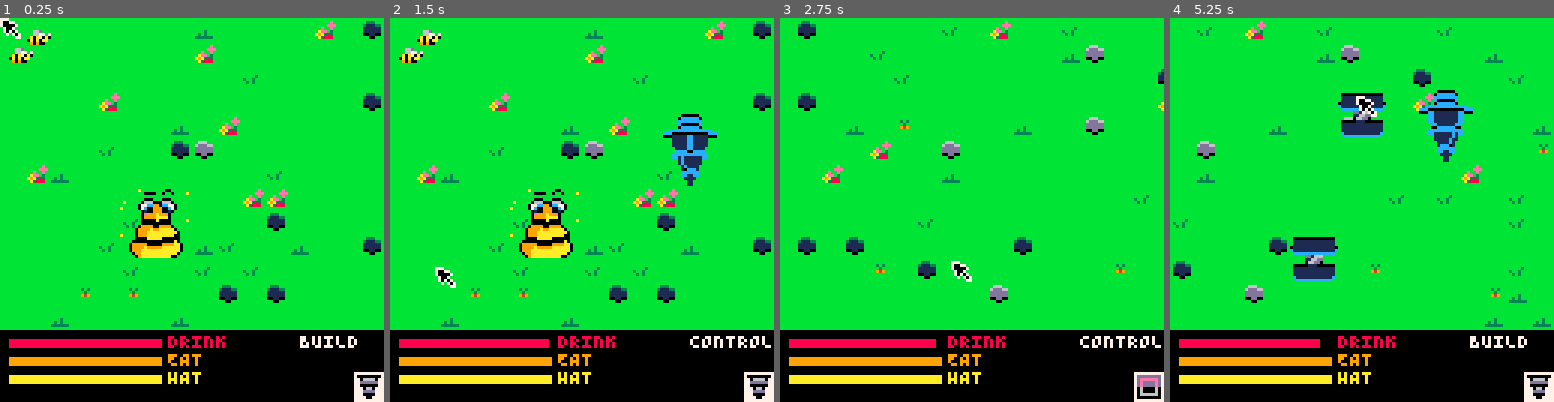
Above: before the commit, frames 1-4 (left to right).
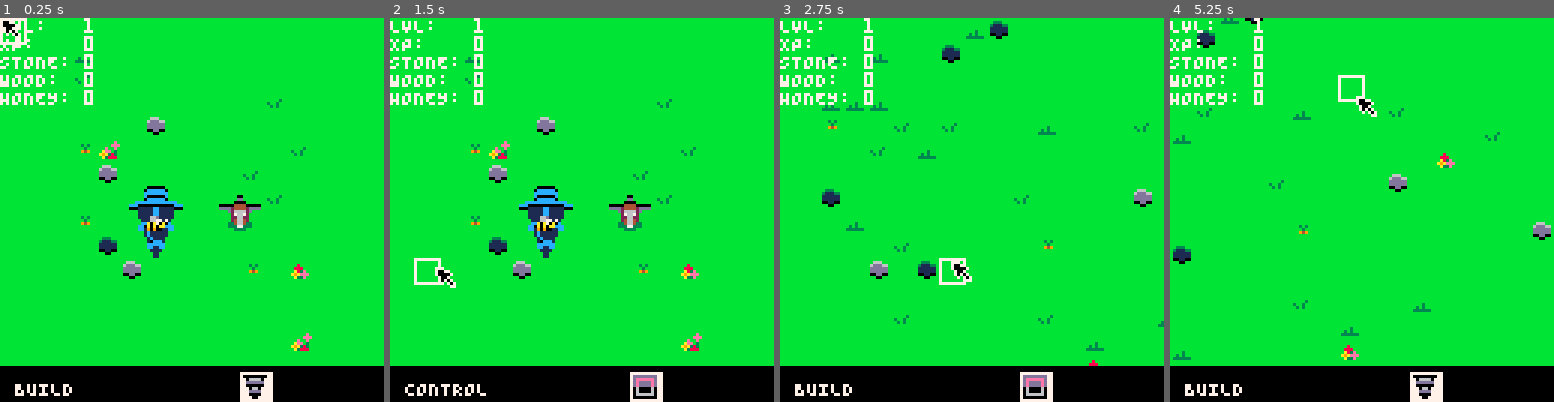
Above: after the commit, the same moments.

Repository: Kiyotoko/the-hive-must-grow
Game: PICO-8 cartridge game.p8
Two runs of this game, one before a commit and one after it. Both use one fixed random seed, a clock stepped at 60 frames per second and the inputs below.
Inputs (mouse positions are in pixels of both pictures, inside the frame that each line leads up to):
- Up to frame 1 (0.25 s): no input
- Up to frame 2 (1.5 s): tap X (X key) at 0.33, 1.07 s; click (670, 121) at 0.67 s; tap O (Z key) at 0.7 s; click (436, 267) at 1.22 s
- Up to frame 3 (2.75 s): hold Right 1.6-2.1 s; tap O (Z key) at 1.7, 2.1, 2.5 s; click (887, 114) at 1.77 s; tap X (X key) at 1.85 s; hold Up 2.15-2.42 s; click (952, 259) at 2.32 s; hold Right from 2.47 s (still down)
- Up to frame 4 (5.25 s): click (1404, 106) at 2.87 s; tap O (Z key) every 0.4 s from 2.9 to 4.9 s; tap X (X key) at 2.97, 4.08, 5.2 s; release Right at 3.03 s; hold Left 3.08-3.58 s; click (1465, 256) at 3.42 s; hold Down 3.63-3.97 s; click (1231, 102) at 3.97 s; hold Right 4.02-4.68 s; click (1292, 248) at 4.52 s; hold Up 4.73-5.03 s; click (1354, 94) at 5.07 s; hold Left from 5.08 s (still down)

The runs differ from the first frame. In frame 1, 20% of the frame differs, in the area x 0-100%, y 0-100%; in frame 2, 21%; in frame 3, 17%; in frame 4, 20%.

Commit message:
Add player with inventory, bees and event handlers

Diff:
--- a/_pico8.lua
+++ b/_pico8.lua
@@ -33,6 +33,7 @@
 rect = function (x0, y0, x1, y1, col) end
 circfill = function (x, y, r, col) end
 circ = function (x, y, r, col) end
+line = function (x0, yo, x1, y1, col) end
 
 ---######################
 ---
--- a/buildings.lua
+++ b/buildings.lua
@@ -9,9 +9,10 @@
 Building.__index = Building
 
 ---Creates a new building
+---@generic T : table
 ---@param pos Vec2
----@param class Building the subclass to use
----@return Building
+---@param class T the subclass to use
+---@return T
 function Building.new(pos, class)
     assert(pos ~= nil)
     local created = {
@@ -25,6 +26,7 @@
         end
     end
     Overlay:set_building(created.pos.x, created.pos.y, created)
+    Player.buildings:add(created)
     setmetatable(created, class)
     return created
 end
@@ -37,66 +39,115 @@
     error("unimplemented")
 end
 
----@class Drill: Building
-Drill = {
-    frames = List.new(),
+---@class Hive: Building
+Hive = {
+    frames = List.from{
+        Vec2.new{ y=3 },
+        Vec2.new{ x=3, y=3 },
+        Vec2.new{ x=6, y=3 },
+        Vec2.new{ x=9, y=3 }
+    },
     display = Cycle.new{},
     dim = Vec2.new{ x=3, y=3 },
-    icon = 25
+    icon = 25,
+    price = Inventory.new{
+        stone = 3,
+        honey = 9
+    }
 }
-Drill.__index = Drill
-Drill.frames:add_all{
-    Vec2.new{ y=3 },
-    Vec2.new{ x=3, y=3 },
-    Vec2.new{ x=6, y=3 },
-    Vec2.new{ x=9, y=3 }
-}
-Drill.display.max = Drill.frames:len()
+Hive.__index = Hive
+Hive.display.max = Hive.frames:len()
 
-function Drill.new(vec)
-    return Building.new(vec, Drill)
+function Hive.new(vec)
+    Bee.new{ x=Tile2Pixel(vec.x+1), y=Tile2Pixel(vec.y+1) }
+    return Building.new(vec, Hive)
 end
 
-function Drill:update()
+function Hive:update()
 
 end
 
-function Drill:draw()
-    local frame = Drill.frames:get(Drill.display.val)
-    map(frame.x, frame.y, Tile2Pixel(self.pos.x), Tile2Pixel(self.pos.y), Drill.dim.x, Drill.dim.y)
+function Hive:draw()
+    local frame = Hive.frames:get(Hive.display.val)
+    map(frame.x, frame.y, Tile2Pixel(self.pos.x), Tile2Pixel(self.pos.y), Hive.dim.x, Hive.dim.y)
 end
 
----@class Processor: Building
-Processor = {
-  frames = List.new(),
-  display = Cycle.new{},
-  dim = Vec2.new{ x=2, y=2 },
-  icon = 17
+---@class Farm: Building
+---@field cooldown Cycle
+Farm = {
+    frames = List.from{
+        Vec2.new{ x=3 },
+        Vec2.new{ x=5 },
+        Vec2.new{ x=7 }
+    },
+    display = Cycle.new{},
+    dim = Vec2.new{ x=2, y=2 },
+    icon = 17,
+    price = Inventory.new{
+        stone = 2,
+        honey = 1
+    }
 }
-Processor.__index = Processor
-Processor.frames:add_all{
-    Vec2.new{ x=3 },
-    Vec2.new{ x=5 },
-    Vec2.new{ x=7 }
-}
-Processor.display.max = Processor.frames:len()
+Farm.__index = Farm
+Farm.display.max = Farm.frames:len()
 
-function Processor.new(vec)
-    return Building.new(vec, Processor)
+---Creates a new farm.
+---@param vec any
+---@return Farm
+function Farm.new(vec)
+    local created = Building.new(vec, Farm)
+    created.cooldown = Cycle.new{ max=120 }
+    return created
 end
 
-function Processor:update()
-
+function Farm:update()
+    if self.cooldown.val > 0 then
+        self.cooldown:inc()
+    elseif Underlay:get_field0(self.pos.x+1, self.pos.y+1) ~= RESOURCES.honey then
+        Underlay:set_field0(self.pos.x+1, self.pos.y+1, RESOURCES.honey)
+        self.cooldown:inc()
+    end
 end
 
-function Processor:draw()
-    local frame = Processor.frames:get(Processor.display.val)
-    map(frame.x, frame.y, Tile2Pixel(self.pos.x), Tile2Pixel(self.pos.y), Processor.dim.x, Processor.dim.y)
+function Farm:draw()
+    local frame = Farm.frames:get(Farm.display.val)
+    map(frame.x, frame.y, Tile2Pixel(self.pos.x), Tile2Pixel(self.pos.y), Farm.dim.x, Farm.dim.y)
+end
+
+---@class Storage: Building
+Storage = {
+    frames = List.from{ Vec2.new{ x=9, y=0 }},
+    display = Cycle.new{},
+    dim = Vec2.new{},
+    icon = 22,
+    price = Inventory.new{
+        stone = 4
+    }
+}
+Storage.__index = Storage
+Storage.display.max = Storage.frames:len()
+
+function Storage.new(pos)
+    return Building.new(pos, Storage)
+end
+
+function Storage:update()
+    for bee in Player.bees:iter() do
+        if abs(bee.pos.x - Tile2Pixel(self.pos.x)-4) < 12
+        and abs(bee.pos.y - Tile2Pixel(self.pos.y)-4) < 12 then
+            Player:get_xp(bee.inv.stone + bee.inv.wood + bee.inv.honey)
+            bee.inv:transfer(Player.inv)
+        end
+    end
+end
+
+function Storage:draw()
+    local frame = Storage.frames:get(Storage.display.val)
+    map(frame.x, frame.y, Tile2Pixel(self.pos.x), Tile2Pixel(self.pos.y), Farm.dim.x, Farm.dim.y)
 end
 
 ---Build options is the list of all possible classes that extend from building that the user can build.
-BuildOptions = List.new()
-BuildOptions:add_all{Drill, Processor}
+BuildOptions = List.from{Hive, Farm, Storage}
 
 SelectedOption = Cycle.new{
     max=BuildOptions:len()
--- a/game.p8
+++ b/game.p8
@@ -6,8 +6,8 @@
 
 #include utils.lua
 #include map.lua
+#include player.lua
 #include buildings.lua
-#include hive.lua
 #include ui.lua
 #include main.lua
 
@@ -144,8 +144,8 @@
 0000000000000000000000000000000000000000000000000000000000000000000000000000000000000000000000000000000000000000000000000000000000000000000000000000000001000000000000000000000000000000000000000000000000000000000000000000000000000000000000000000000000020000
 0100000000000000000000000000000001010000000100000000000000000000000000000000000000000000000000000000000000000000000000000000000001010101010101010101010101010101010101010101010101010101010101010000000000000000000000000000000000000000000000000000000000000000
 __map__
-121314aaabacadaeaf0000000000000000000000000000000000000000000000000000000000000000000000000000000000000000000000000000000000000000000000000000000000000000000000000000000000000000000000000000000000000000000000000000000000000000000000000000000000000000000000
-222324babbbcbdbebf0000000000000000000000000000000000000000000000000000000000000000000000000000000000000000000000000000000000000000000000000000000000000000000000000000000000000000000000000000000000000000000000000000000000000000000000000000000000000000000000
+1213148a8b8c8d8a8b8c8d000000000000000000000000000000000000000000000000000000000000000000000000000000000000000000000000000000000000000000000000000000000000000000000000000000000000000000000000000000000000000000000000000000000000000000000000000000000000000000
+2223244b4b4b4b4b4b9c9d000000000000000000000000000000000000000000000000000000000000000000000000000000000000000000000000000000000000000000000000000000000000000000000000000000000000000000000000000000000000000000000000000000000000000000000000000000000000000000
 3233340000000000000000000000000000000000000000000000000000000000000000000000000000000000000000000000000000000000000000000000000000000000000000000000000000000000000000000000000000000000000000000000000000000000000000000000000000000000000000000000000000000000
 0b0c0f0b0d0f0b0e0f2f3e4f0000000000000000000000000000000000000000000000000000000000000000000000000000000000000000000000000000000000000000000000000000000000000000000000000000000000000000000000000000000000000000000000000000000000000000000000000000000000000000
 1b1c1f1b1d1f1b1e1f3f4e5f0000000000000000000000000000000000000000000000000000000000000000000000000000000000000000000000000000000000000000000000000000000000000000000000000000000000000000000000000000000000000000000000000000000000000000000000000000000000000000
--- a/hive.lua
+++ /dev/null
@@ -1,115 +0,0 @@
----@class Creatures: List
-Creatures = List.new()
-
-function Creatures:update()
-    for i = 0, self:len()-1 do
-        self:get(i):update()
-    end
-end
-
-function Creatures:draw()
-    for i = 0, self:len()-1 do
-        self:get(i):draw()
-    end
-end
-
----The worker bee. Worker bees are used to transport items to the hive queen.
----@class Worker
----@field des List
----@field pos Vec2
-Worker = {
-    frames = List.from{9, 10},
-    display = Cycle.new{}
-}
-Worker.__index = Worker
-Worker.display.max = Worker.frames:len()
-
-function Worker.new(pos)
-    assert(pos ~= nil)
-    local created = {}
-    setmetatable(created, Worker)
-    created.des = List.new()
-    created.pos = pos
-    print(created.pos)
-    Creatures:add(created)
-    return created
-end
-
-function Worker:update()
-    self:move()
-    -- TODO: add item transport here
-end
-
-function Worker:move()
-    if self.des:len() > 0 then
-        local next = self.des:get(0)
-        local dx = next.x - self.pos.x
-        local dy = next.y - self.pos.y
-        local diff = sqrt(dy*dy + dx*dx)
-        if diff > 1 then
-            self.pos = Vec2.new{
-                x=self.pos.x + dx/diff,
-                y=self.pos.y + dy/diff
-            }
-        else
-            self.pos = self.des:pop(0)
-            if self.des:len() > 0 then
-                self.des:add(next)
-            end
-        end
-    end
-end
-
-function Worker:draw()
-    if self == SelectedWorker then
-        circfill(self.pos.x + 4, self.pos.y + 4, 3 + Processor.display.val * 0.5, 8)
-        if self.des:len() > 0 then
-            local next = self.des:get(0)
-            -- We need to add 4 to all coordinates, because the position is saved as the top left corner.
-            -- But because we want to use the center of the tile, we need to add half the wide and height of a tile, which is in both cases 4.
-            line(self.pos.x+4, self.pos.y+4, next.x+4, next.y+4, 7)
-        end
-    end
-
-    local tile = Worker.frames:get(Worker.display.val)
-    if self.des:is_empty() then
-        spr(tile, self.pos.x, self.pos.y)
-    else
-        spr(tile, self.pos.x, self.pos.y, 1.0, 1.0, self.pos.x > self.des:get(0).x)
-    end
-end
-
-
----@class Queen
-Queen = {
-    goals = {
-        Cycle.new{max = 30 * 60},
-        Cycle.new{max = 5 * 30 * 60},
-        Cycle.new{max = 10 * 30 * 60},
-    },
-    goal_names = {
-        "DRINK",
-        "EAT",
-        "HAT"
-    }
-}
-Creatures:add(Queen)
--- TODO: these bees are only created for testing
-Worker.new(Vec2.new{ x=3, y=8 })
-Worker.new(Vec2.new{ x=9, y=2 })
-
-for x = 5, 7 do
-    for y = 7, 9 do
-        Overlay:set_building(x, y, Dummy)
-    end
-end
-
-function Queen:draw()
-    map(0, 0, Tile2Pixel(5), Tile2Pixel(7), 3, 3)
-end
-
-function Queen:update()
-    for _, goal in pairs(self.goals) do
-        goal:inc()
-    end
-end
--- a/main.lua
+++ b/main.lua
@@ -1,13 +1,5 @@
 ---@diagnostic disable: lowercase-global
----Offset and speed of the camera.
-Cam = {
-    x = 0,
-    y = 0,
-    speed = 5
-}
-ControlMode = false
----@type Worker?
-SelectedWorker = nil
+
 AnimationTimer = Cycle.new{ max=8 }
 
 function _init()
@@ -16,96 +8,21 @@
     -- change transparency color
     palt(15, true)
     palt(0, false)
+
+    Hive.new{ x=5, y=7 }
+    Storage.new{ x=9, y=7 }
 end
 
 function _update()
-    if btn(0) then Cam.x = Cam.x - Cam.speed end
-    if btn(1) then Cam.x = Cam.x + Cam.speed end
-    if SwitchCooldown.val == 0 then
-        if btn(2) then
-            SelectedOption:inc()
-            SwitchCooldown.val = 1
-        end
-        if btn(3) then
-            SelectedOption:dec()
-            SwitchCooldown.val = 1
-        end
-        if btn(4) then
-            ControlMode = not ControlMode
-            SwitchCooldown.val = 1
-        end
-    else
-        SwitchCooldown:inc()
-    end
-
-    local mouse = stat(34)
-    local pos = Vec2.new{
-            x=Cam.x + stat(32)-1,
-            y=Cam.y + stat(33)-1
-    }
-    if mouse > 0 then
-        if ControlMode then
-            -- TODO: control the hive!
-            if mouse == 1 then
-                -- we start by the index 1 and NOT 0, because the queen is always
-                -- located at index 0 and we do not want to control or move the queen.
-                SelectedWorker = nil -- deselect previously selected worker
-                for i = 1, Creatures:len()-1 do
-                    local creature = Creatures:get(i)
-                    assert(creature ~= nil, "Creature should not be nil")
-                    if creature.pos.x < pos.x and pos.x < creature.pos.x + 8
-                    and creature.pos.y < pos.y and pos.y < creature.pos.y + 8 then
-                        SelectedWorker = creature
-                        break
-                    end
-                end
-            elseif mouse == 2 and SelectedWorker ~= nil then
-                if not btn(5) then
-                    SelectedWorker.des:clear()
-                end
-                SelectedWorker.des:add(pos)
-            end
-        else
-            -- current moused tile
-            local tile = Vec2.new{
-                    x=Pixel2Tile(pos.x),
-                    y=Pixel2Tile(pos.y)
-            }
-            -- LMB
-            if mouse == 1 then
-                if Overlay:get_building(tile.x, tile.y) == nil then
-                    local option = BuildOptions[SelectedOption.val]
-                    -- check if there is already a building presend at the position
-                    for dx = 0, option.dim.x-1 do
-                        for dy = 0, option.dim.y-1 do
-                            if Overlay:get_building(tile.x + dx, tile.y + dy) ~= nil then
-                                -- another building is already presend, therefore we directly go to exit
-                                goto exit_mouse
-                            end
-                        end
-                    end
-                    option.new(tile)
-                end
-            -- RMB
-            elseif mouse == 2 then
-                Overlay:pop_building(tile.x, tile.y)
-            end
-        end
-    end
-    ::exit_mouse::
-
+    Player:handle_keys()
+    Player:handle_mouse()
+    Player:update()
     camera(Cam.x, Cam.y)
-
-    Creatures:update()
-
-    -- TODO: also check whether Queen has been fed
-    -- TODO: game over checks (if timer == 0 && Queen not fed)
-    -- TODO: implement a way to reattempt / Game over screen (see Game.state)
 end
 
 function _draw()
     AnimationTimer:inc()
-    Worker.display:inc()
+    Bee.display:inc()
     if AnimationTimer.val == 0 then
         for option in BuildOptions:iter() do
             option.display:inc()
@@ -115,10 +32,13 @@
     cls()
 
     -- calculate field of view
-    local fov = Rect.new{ x=Pixel2Tile(Cam.x)-1, w=18, h=12 }
+    local fov = Rect.new{ x=Pixel2Tile(Cam.x)-1, y=Pixel2Tile(Cam.y)-1, w=18, h=18 }
     Underlay:draw(fov)
     Overlay:draw(fov)
-    Creatures:draw()
+    Player:draw()
+
+    local pos = Vec2.new{ x=Tile2Pixel(Pixel2Tile(Cam.x + stat(32))), y=Tile2Pixel(Pixel2Tile(Cam.y + stat(33))) }
+    rect(pos.x, pos.y, pos.x + 8, pos.y + 8, 7)
 
     UI:draw()
     -- draw mouse cursor
--- a/map.lua
+++ b/map.lua
@@ -3,7 +3,7 @@
 MapGen = {
     119,
     122,
-    134, 134,
+    133, 134,
     151,
     8, 8, 8,
     24, 24, 24,
@@ -18,6 +18,21 @@
     40, 40, 40, 40, 40,
     40, 40, 40, 40, 40,
     40, 40, 40, 40, 40,
+    40, 40, 40, 40, 40,
+    40, 40, 40, 40, 40,
+    40, 40, 40, 40, 40,
+    40, 40, 40, 40, 40,
+    40, 40, 40, 40, 40,
+    40, 40, 40, 40, 40,
+    40, 40, 40, 40, 40,
+    40, 40, 40, 40, 40,
+    40, 40, 40, 40, 40,
+    40, 40, 40, 40, 40,
+}
+---@enum Resources
+RESOURCES = {
+    stone = 119,
+    honey = 122
 }
 
 ---Returns the next random tile.
--- /dev/null
+++ b/player.lua
@@ -0,0 +1,241 @@
+---@class Inventory
+Inventory = {}
+Inventory.__index = Inventory
+
+---Creates a new inventory from a given data set.
+---@param data table
+---@return Inventory
+function Inventory.new(data)
+    local created = {
+        stone = data.stone or 0,
+        wood = data.wood or 0,
+        honey = data.honey or 0
+    }
+    setmetatable(created, Inventory)
+    return created
+end
+
+---Transfar all items from this inventory to the given inventory.
+---@param inv Inventory the inventory to which the resources should be transferred
+function Inventory:transfer(inv)
+    inv:pickup(self)
+    self:clear()
+end
+
+function Inventory:pickup(inv)
+    self.stone = self.stone + (inv.stone or 0)
+    self.honey = self.honey + (inv.honey or 0)
+    self.wood = self.wood + (inv.wood or 0)
+end
+
+function Inventory:consume(inv)
+    if self.stone >= (inv.stone or 0) and self.honey >= (inv.honey or 0) and self.wood >= (inv.wood or 0) then
+        self.stone = self.stone - (inv.stone or 0)
+        self.wood = self.wood - (inv.wood or 0)
+        self.honey = self.honey - (inv.honey or 0)
+        return true
+    end
+    return false
+end
+
+function Inventory:clear()
+    self.stone = 0
+    self.honey = 0
+    self.wood = 0
+end
+
+Player = {
+    inv = Inventory:new(),
+    bees = List.new(),
+    buildings = List.new(),
+    selected = nil,
+    xp = 0,
+    lvl = 1
+}
+
+---Offset and speed of the camera.
+Cam = {
+    x = 0,
+    y = 0,
+    speed = 5
+}
+
+function Player:handle_keys()
+    if btn(0) then Cam.x = Cam.x - Cam.speed end
+    if btn(1) then Cam.x = Cam.x + Cam.speed end
+    if btn(2) then Cam.y = Cam.y - Cam.speed end
+    if btn(3) then Cam.y = Cam.y + Cam.speed end
+    if SwitchCooldown.val == 0 then
+        if btn(4) then
+            ControlMode = not ControlMode
+            SwitchCooldown.val = 1
+        end
+        if btn(5) and not ControlMode then
+            SelectedOption:inc()
+            SwitchCooldown.val = 1
+        end
+    else
+        SwitchCooldown:inc()
+    end
+end
+
+function Player:handle_mouse()
+    local mouse = stat(34)
+    local pos = Vec2.new{
+            x=Cam.x + stat(32)-1,
+            y=Cam.y + stat(33)-1
+    }
+    if mouse > 0 then
+        if ControlMode then
+            -- TODO: control the hive!
+            if mouse == 1 then
+                -- we start by the index 1 and NOT 0, because the queen is always
+                -- located at index 0 and we do not want to control or move the queen.
+                Player.selected = nil -- deselect previously selected worker
+                for bee in self.bees:iter() do
+                    assert(bee ~= nil, "Bee should not be nil")
+                    if bee.pos.x < pos.x and pos.x < bee.pos.x + 8
+                    and bee.pos.y < pos.y and pos.y < bee.pos.y + 8 then
+                        Player.selected = bee
+                        return
+                    end
+                end
+            elseif mouse == 2 and Player.selected ~= nil then
+                if not btn(5) then
+                    Player.selected.des:clear()
+                end
+                Player.selected.des:add(pos)
+            end
+        else
+            -- current moused tile
+            local tile = Vec2.new{
+                    x=Pixel2Tile(pos.x),
+                    y=Pixel2Tile(pos.y)
+            }
+            -- LMB
+            if mouse == 1 then
+                if Overlay:get_building(tile.x, tile.y) == nil then
+                    local option = BuildOptions[SelectedOption.val]
+                    -- check if there is already a building presend at the position
+                    for dx = 0, option.dim.x-1 do
+                        for dy = 0, option.dim.y-1 do
+                            if Overlay:get_building(tile.x + dx, tile.y + dy) ~= nil then
+                                -- another building is already presend, therefore we directly go to exit
+                                return
+                            end
+                        end
+                    end
+                    if Player.inv:consume(option.price) then
+                        option.new(tile)
+                        Player:get_xp(10)
+                    end
+                end
+            -- RMB
+            elseif mouse == 2 then
+                Overlay:pop_building(tile.x, tile.y)
+            end
+        end
+    end
+end
+
+function Player:get_xp(val)
+    self.xp = self.xp + val
+    while self.lvl * 10 <= self.xp do
+        self.xp = self.xp - self.lvl * 10
+        self.lvl = self.lvl + 1
+    end
+end
+
+function Player:update()
+    for bee in self.bees:iter() do
+        bee:update()
+    end
+    for building in self.buildings:iter() do
+        building:update()
+    end
+end
+
+function Player:draw()
+    for bee in self.bees:iter() do
+        bee:draw()
+    end
+end
+
+---The worker bee. Worker bees are used to transport items to the storage.
+---@class Bee
+---@field des List
+---@field pos Vec2
+---@field inv Inventory
+Bee = {
+    frames = List.from{9, 10},
+    display = Cycle.new{}
+}
+Bee.__index = Bee
+Bee.display.max = Bee.frames:len()
+
+function Bee.new(pos)
+    assert(pos ~= nil)
+    local created = {
+        des = List.new(),
+        pos = pos,
+        inv = Inventory.new{}
+    }
+    setmetatable(created, Bee)
+    Player.bees:add(created)
+    return created
+end
+
+function Bee:update()
+    self:move()
+    local tile = Vec2.new{
+        x=Pixel2Tile(self.pos.x+4),
+        y=Pixel2Tile(self.pos.y+4)
+    }
+    local n = Underlay:get_field(tile)
+    if n == RESOURCES.stone then
+        Underlay:set_field(tile, 40)
+        self.inv:pickup{ stone=1 }
+    elseif n == RESOURCES.honey then
+        Underlay:set_field(tile, 40)
+        self.inv:pickup{ honey=1 }
+    end
+end
+
+function Bee:move()
+    if self.des:len() > 0 then
+        local next = self.des:get(0)
+        local dx = next.x - self.pos.x
+        local dy = next.y - self.pos.y
+        local diff = sqrt(dy*dy + dx*dx)
+        if diff > 1 then
+            self.pos = Vec2.new{
+                x=self.pos.x + dx/diff,
+                y=self.pos.y + dy/diff
+            }
+        else
+            self.pos = self.des:pop(0)
+            if self.des:len() > 0 then
+                self.des:add(next)
+            end
+        end
+    end
+end
+
+function Bee:draw()
+    if self == Player.selected then
+        circfill(self.pos.x + 4, self.pos.y + 4, 3 + Hive.display.val * 0.5, 8)
+        if self.des:len() > 0 then
+            local next = self.des:get(0)
+            -- We need to add 4 to all coordinates, because the position is saved as the top left corner.
+            -- But because we want to use the center of the tile, we need to add half the wide and height of a tile, which is in both cases 4.
+            line(self.pos.x+4, self.pos.y+4, next.x+4, next.y+4, 8)
+        end
+    end
+
+    local tile = Bee.frames:get(Bee.display.val)
+    if self.des:is_empty() then
+        spr(tile, self.pos.x, self.pos.y)
+    else
+        spr(tile, self.pos.x, self.pos.y, 1.0, 1.0, self.pos.x > self.des:get(0).x)
+    end
+end
--- a/ui.lua
+++ b/ui.lua
@@ -1,19 +1,17 @@
 UI = {
-  height = 3*8,
-  padding = 3,
-  timer = {
-    width = 50,
-    height = 2,
-    colors = { 8, 9, 10 }
-  }
+  height = 12
 }
 
 function UI:draw()
+  print("LVL:   " .. Player.lvl, Cam.x, Cam.y, 7)
+  print("XP:    " .. Player.xp)
+  print("STONE: " .. Player.inv.stone)
+  print("WOOD:  " .. Player.inv.wood)
+  print("HONEY: " .. Player.inv.honey)
   -- black background
-  -- FIXME: rectfill(Cam.x, 128 - UI.height, Cam.x + 128, 128, 0)
-  rectfill(Cam.x, 128 - UI.height, 128, 128, 0)
+  rectfill(Cam.x, Cam.y + 128 - UI.height, Cam.x + 128, Cam.y + 128, 0)
 
-  -- timers
+  --[[
   local step = flr((UI.height - 2 * UI.padding) / #Queen.goals)
   local counter = 0
   for i = 1, #Queen.goals do
@@ -32,12 +30,15 @@
     )
     counter = counter + 1
   end
+  ]]
 
   -- print mode
-  print(ControlMode and "CONTROL" or "BUILD", Cam.x + 100, 105, 7)
+  print(ControlMode and "CONTROL" or "BUILD", Cam.x + 5, Cam.y + 121, 7)
 
   -- draw indicator bg
-  rectfill(Cam.x + 118, 118, Cam.x + 128, 128, 7)
+  rectfill(Cam.x + 80, Cam.y + 118, Cam.x + 90, Cam.y + 127, 7)
   -- draw current building
-  spr(BuildOptions[SelectedOption.val].icon, Cam.x + 119, 119)
+  spr(BuildOptions[SelectedOption.val].icon, Cam.x + 81, Cam.y + 119)
+
+  -- print(Player.inv.stone .. "|" .. Player.inv.wood .. "|" .. Player.inv.honey, Cam.x + 90, Cam.y + 121, 7)
 end
Not shown, changed: Makefile
